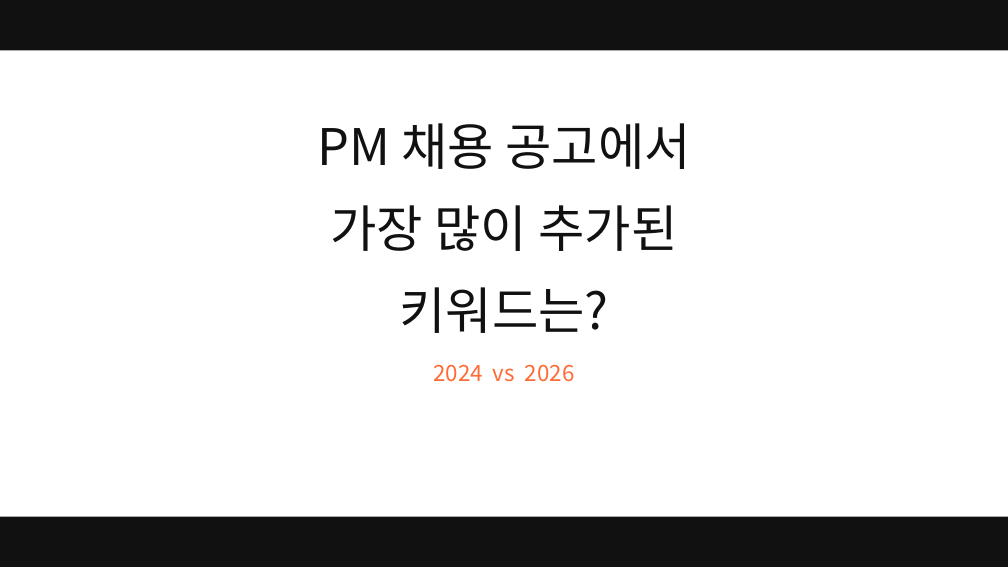
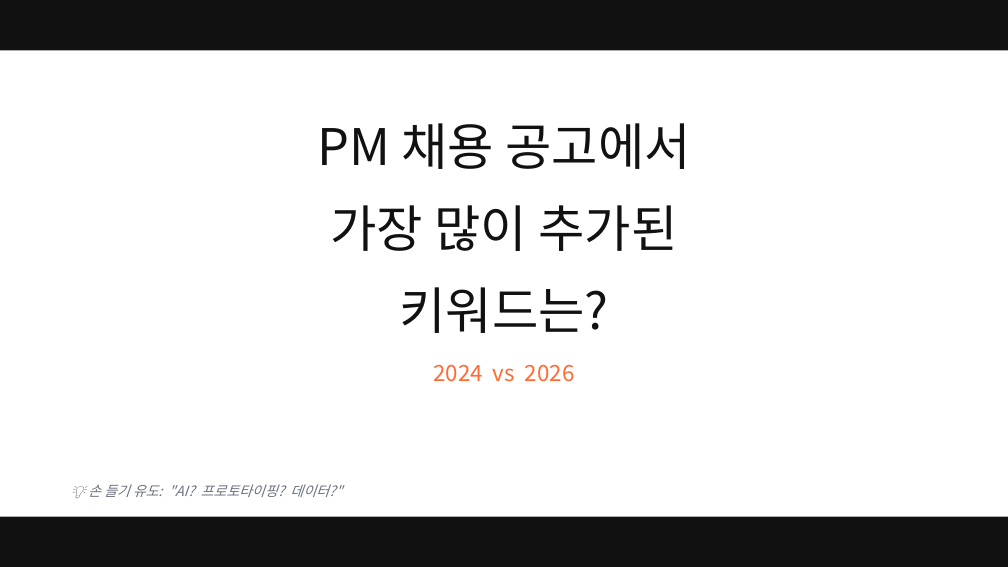
Before and after one commit to smilesjcha/ai-native-pm, a slide deck: slide 3 of projects/26Q3_Fastcampus-Lecture/assets/pptx/ai-native-pm-lecture.pptx. Drawn at 1008x567 pixels with LibreOffice and Linux fonts; fonts in the diff are those of the drawing. Boxes give left, top, right and bottom in pixels: in the first picture for what was removed or moved away, otherwise in the second. Text is boxed around its words. In the diff, an @@ line names an element or a change of style, - is before the commit and + after.

```diff
--- a/projects/26Q3_Fastcampus-Lecture/assets/pptx/ai-native-pm-lecture.pptx
+++ b/projects/26Q3_Fastcampus-Lecture/assets/pptx/ai-native-pm-lecture.pptx
@@ text added at (88, 484, 342, 497), 10 pt, text #6B7280, italic @@
+💡 손 들기 유도: "AI? 프로토타이핑? 데이터?"
```
Also in this commit, not shown: 26 other slides changed, 1 slide added, 1 other file.
